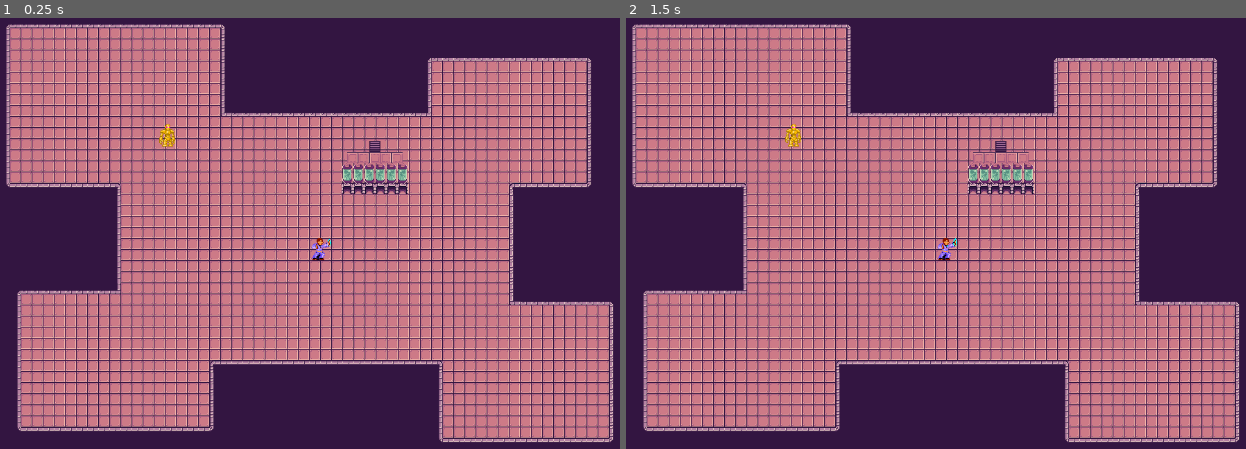
Above: before the commit, frames 1-2 (left to right).
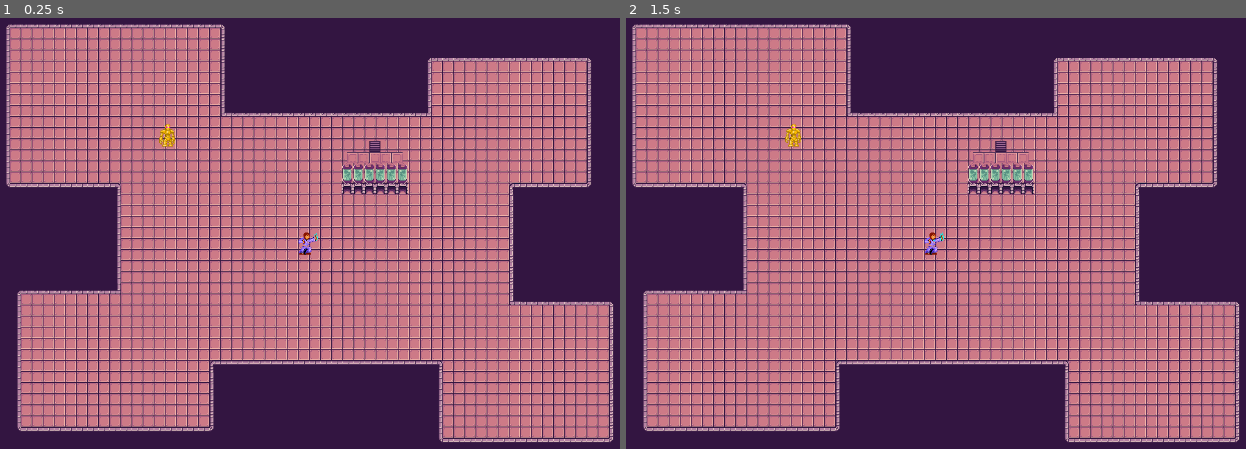
Above: after the commit, the same moments.

Repository: RyqShaw/GMTK2023
Game: Godot game, scene res://main.tscn
The game is run twice, just before and just after one commit, with the same random seed, the same clock (stepped at 60 frames per second) and the same inputs.
Inputs (mouse positions are in pixels of both pictures, inside the frame that each line leads up to):
- Up to frame 1 (0.25 s): no input
- Up to frame 2 (1.5 s): move the mouse to (1091, 220) at 0.52 s; move the mouse to (756, 263) at 1.27 s

The runs differ from the first frame. In frame 1, 0.2% of the frame differs, in the area x 48-54%, y 49-57%; in frame 2, 0.2%.

Commit message:
Hero name change + powerup chest

Diff:
--- a/Modules/Enemy/FindGoal.gd
+++ b/Modules/Hero/FindGoal.gd
@@ -1,7 +1,7 @@
 extends State
 
-@onready var enemy : CharacterBody2D = $"../.."
-@onready var movement_target : Node = enemy.movement_target
+@onready var hero : CharacterBody2D = $"../.."
+@onready var movement_target : Node = hero.movement_target
 @onready var navigation_agent: NavigationAgent2D = $"../../NavigationAgent2D"
 
 func _ready() -> void:
@@ -23,14 +23,14 @@
 
 func physics_update(delta):
 	if navigation_agent.is_navigation_finished():
-		enemy.velocity = enemy.velocity.move_toward(Vector2.ZERO, enemy.enemy_stats.FRIC*delta)
+		hero.velocity = hero.velocity.move_toward(Vector2.ZERO, hero.hero_stats.FRIC*delta)
 	else:
-		var current_agent_position := enemy.global_position
+		var current_agent_position := hero.global_position
 		var next_path_position := navigation_agent.get_next_path_position()
 
 		var new_vel := next_path_position - current_agent_position
 		new_vel= new_vel.normalized()
-		new_vel = new_vel * enemy.enemy_stats.MAX_SPEED
+		new_vel = new_vel * hero.hero_stats.MAX_SPEED
 
-		enemy.velocity = enemy.velocity.move_toward(new_vel, enemy.enemy_stats.ACCEL*delta)
-	enemy.move_and_slide()
+		hero.velocity = hero.velocity.move_toward(new_vel, hero.hero_stats.ACCEL*delta)
+	hero.move_and_slide()
--- a/Modules/Enemy/Enemy.gd
+++ b/Modules/Hero/Hero.gd
@@ -1,6 +1,6 @@
 extends CharacterBody2D
 
-@export var enemy_stats : EnemyStats
+@export var hero_stats : HeroStats
 
 @export var movement_target : Node
 @onready var navigation_agent : NavigationAgent2D = $NavigationAgent2D
--- a/Modules/Enemy/Enemy.tscn
+++ b/Modules/Hero/Hero.tscn
@@ -1,29 +1,29 @@
 [gd_scene load_steps=14 format=3 uid="uid://ch5nxi1lsuyys"]
 
-[ext_resource type="Script" path="res://Modules/Enemy/Enemy.gd" id="1_s7xjg"]
-[ext_resource type="Script" path="res://Resources/Stats/EnemyStats.gd" id="2_tsgd0"]
-[ext_resource type="Script" path="res://Modules/Enemy/StateMachine/StateMachine.gd" id="3_4wlwb"]
-[ext_resource type="Texture2D" uid="uid://d0djxrvf6ae2k" path="res://Art Assets/SciFiCreatures_NES_4x30_alphaBG.png" id="3_7h88b"]
-[ext_resource type="Script" path="res://Modules/Enemy/FindGoal.gd" id="4_5qhns"]
-[ext_resource type="Script" path="res://Modules/Enemy/FightEnemies.gd" id="5_ygf31"]
-[ext_resource type="Script" path="res://Modules/Enemy/Wander.gd" id="7_letce"]
+[ext_resource type="Script" path="res://Modules/Hero/Hero.gd" id="1_kisl0"]
+[ext_resource type="Script" path="res://Resources/Stats/HeroStats.gd" id="2_dap1s"]
+[ext_resource type="Texture2D" uid="uid://d0djxrvf6ae2k" path="res://Art Assets/SciFiCreatures_NES_4x30_alphaBG.png" id="3_mmrct"]
+[ext_resource type="Script" path="res://Modules/Hero/StateMachine/StateMachine.gd" id="4_3ogni"]
+[ext_resource type="Script" path="res://Modules/Hero/FindGoal.gd" id="5_4iy8r"]
+[ext_resource type="Script" path="res://Modules/Hero/FightEnemies.gd" id="6_uoo35"]
+[ext_resource type="Script" path="res://Modules/Hero/Wander.gd" id="7_nmssn"]
 
-[sub_resource type="Resource" id="Resource_wx7ki"]
-script = ExtResource("2_tsgd0")
+[sub_resource type="Resource" id="Resource_kfx02"]
+script = ExtResource("2_dap1s")
 ACCEL = 250
 MAX_SPEED = 100
 FRIC = 400
 
 [sub_resource type="AtlasTexture" id="AtlasTexture_rsbdf"]
-atlas = ExtResource("3_7h88b")
+atlas = ExtResource("3_mmrct")
 region = Rect2(0, 288, 32, 32)
 
 [sub_resource type="AtlasTexture" id="AtlasTexture_mqo0y"]
-atlas = ExtResource("3_7h88b")
+atlas = ExtResource("3_mmrct")
 region = Rect2(32, 288, 32, 32)
 
 [sub_resource type="AtlasTexture" id="AtlasTexture_dud72"]
-atlas = ExtResource("3_7h88b")
+atlas = ExtResource("3_mmrct")
 region = Rect2(64, 288, 32, 32)
 
 [sub_resource type="SpriteFrames" id="SpriteFrames_cw4na"]
@@ -47,10 +47,10 @@
 radius = 11.0
 height = 32.0
 
-[node name="Enemy" type="CharacterBody2D"]
+[node name="Hero" type="CharacterBody2D"]
 collision_layer = 7
-script = ExtResource("1_s7xjg")
-enemy_stats = SubResource("Resource_wx7ki")
+script = ExtResource("1_kisl0")
+hero_stats = SubResource("Resource_kfx02")
 
 [node name="AnimatedSprite2D" type="AnimatedSprite2D" parent="."]
 sprite_frames = SubResource("SpriteFrames_cw4na")
@@ -68,16 +68,16 @@
 autostart = true
 
 [node name="StateMachine" type="Node" parent="."]
-script = ExtResource("3_4wlwb")
+script = ExtResource("4_3ogni")
 initial_state = NodePath("FindGoal")
 
 [node name="FindGoal" type="Node" parent="StateMachine"]
-script = ExtResource("4_5qhns")
+script = ExtResource("5_4iy8r")
 
 [node name="FightEnemies" type="Node" parent="StateMachine"]
-script = ExtResource("5_ygf31")
+script = ExtResource("6_uoo35")
 
 [node name="Wander" type="Node" parent="StateMachine"]
-script = ExtResource("7_letce")
+script = ExtResource("7_nmssn")
 
 [connection signal="timeout" from="ResetNav" to="StateMachine/FindGoal" method="_on_reset_nav_timeout"]
--- a/Modules/Levels/TestLevel1.tscn
+++ b/Modules/Levels/TestLevel1.tscn
@@ -1,7 +1,7 @@
 [gd_scene load_steps=6 format=3 uid="uid://c32i5wky5myxe"]
 
 [ext_resource type="PackedScene" uid="uid://cqccdy12kieqm" path="res://Modules/Map Creation Tools/Map Tileset/map_tileset.tscn" id="1_uuilk"]
-[ext_resource type="PackedScene" uid="uid://ch5nxi1lsuyys" path="res://Modules/Enemy/Enemy.tscn" id="2_kdqoq"]
+[ext_resource type="PackedScene" uid="uid://ch5nxi1lsuyys" path="res://Modules/Hero/Hero.tscn" id="2_kdqoq"]
 [ext_resource type="Script" path="res://Modules/Levels/Temp Target.gd" id="3_ehf0s"]
 [ext_resource type="PackedScene" uid="uid://boep1q1usaw48" path="res://Modules/Machines/BaseMachine.tscn" id="4_7w5on"]
 [ext_resource type="PackedScene" uid="uid://h3dsp3ajvmbl" path="res://Modules/Power Generator/PowerGenerator.tscn" id="5_i555a"]
@@ -25,6 +25,6 @@
 [node name="BaseMachine" parent="Ysort" instance=ExtResource("4_7w5on")]
 position = Vector2(403, 171)
 
-[node name="Enemy" parent="Ysort" node_paths=PackedStringArray("movement_target") instance=ExtResource("2_kdqoq")]
-position = Vector2(624, 335)
+[node name="Hero" parent="Ysort" node_paths=PackedStringArray("movement_target") instance=ExtResource("2_kdqoq")]
+position = Vector2(605, 327)
 movement_target = NodePath("../../Temp Target")
--- a/Modules/Machines/BaseMachine.tscn
+++ b/Modules/Machines/BaseMachine.tscn
@@ -43,7 +43,7 @@
 [node name="AnimatedSprite2D" type="AnimatedSprite2D" parent="."]
 sprite_frames = SubResource("SpriteFrames_0pvd8")
 autoplay = "default"
-frame_progress = 0.423502
+frame_progress = 0.775517
 
 [node name="CollisionShape2D" type="CollisionShape2D" parent="."]
 position = Vector2(0, 1)
--- /dev/null
+++ b/Modules/PowerUpChest/PowerUpChest.tscn
@@ -0,0 +1,20 @@
+[gd_scene load_steps=3 format=3 uid="uid://br7m0ldiq8pyt"]
+
+[ext_resource type="Texture2D" uid="uid://dojcy1sivh3g8" path="res://Art Assets/CosmicLegacy_PetricakeGamesPNG.png" id="1_2nkbw"]
+
+[sub_resource type="CapsuleShape2D" id="CapsuleShape2D_1rn46"]
+radius = 6.0
+height = 16.0
+
+[node name="PowerUpChest" type="StaticBody2D"]
+collision_layer = 7
+
+[node name="Sprite2D" type="Sprite2D" parent="."]
+texture = ExtResource("1_2nkbw")
+hframes = 17
+vframes = 8
+frame = 48
+
+[node name="CollisionShape2D" type="CollisionShape2D" parent="."]
+rotation = -1.5708
+shape = SubResource("CapsuleShape2D_1rn46")
--- a/Resources/Stats/EnemyStats.gd
+++ b/Resources/Stats/HeroStats.gd
@@ -1,5 +1,5 @@
 extends Resource
-class_name EnemyStats
+class_name HeroStats
 
 @export var ACCEL = 250
 @export var MAX_SPEED = 100
Renamed: Modules/Enemy/FightEnemies.gd -> Modules/Hero/FightEnemies.gd
Renamed: Modules/Enemy/StateMachine/State.gd -> Modules/Hero/StateMachine/State.gd
Renamed: Modules/Enemy/StateMachine/StateMachine.gd -> Modules/Hero/StateMachine/StateMachine.gd
Renamed: Modules/Enemy/Wander.gd -> Modules/Hero/Wander.gd
